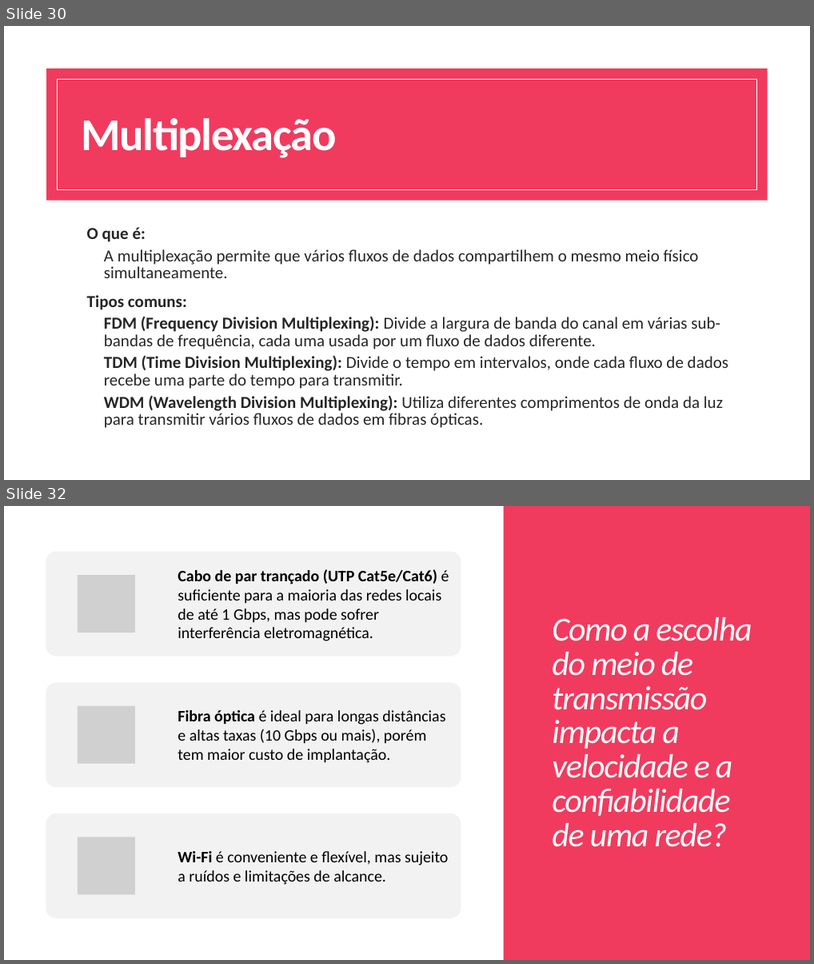
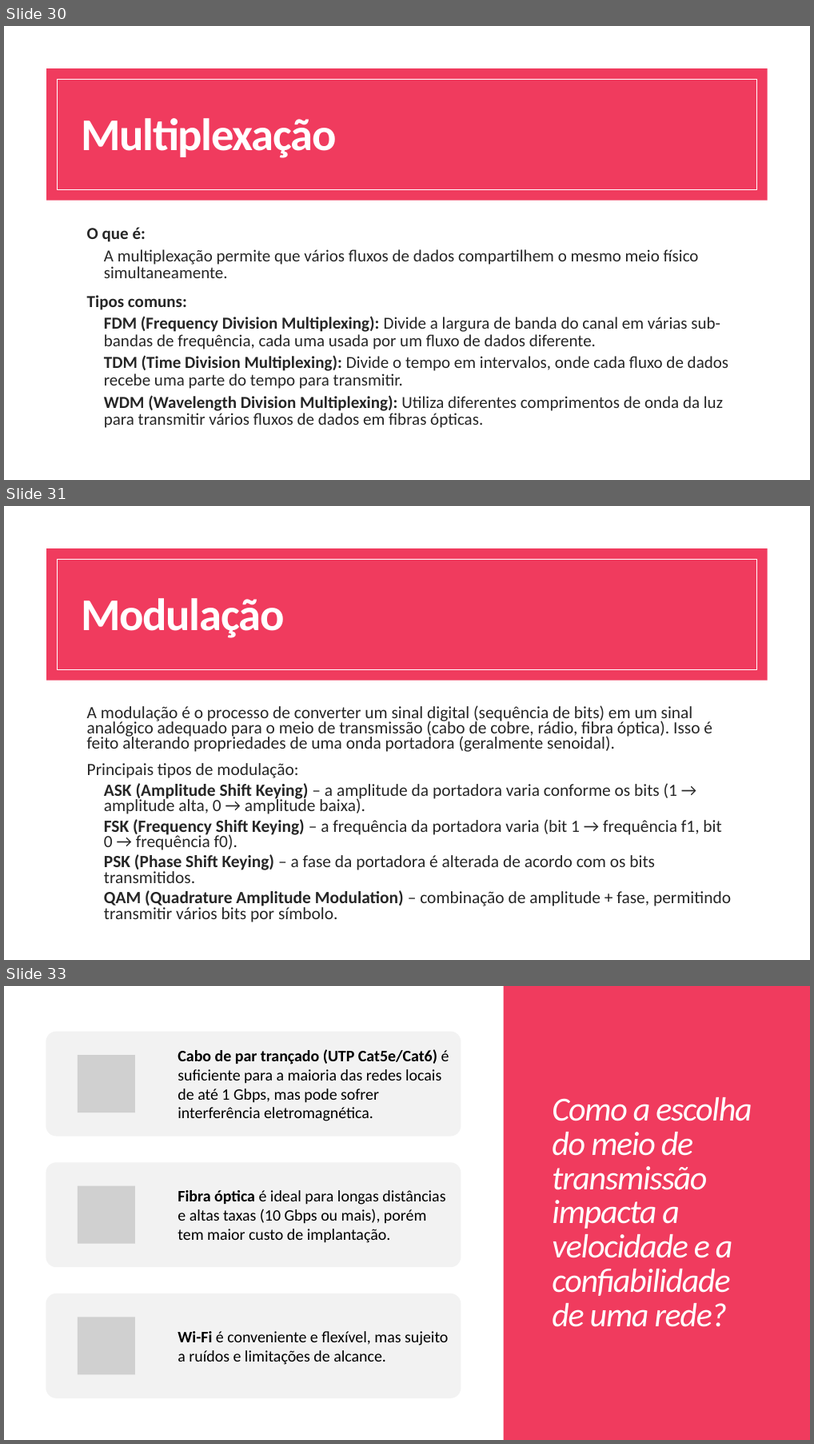
Before and after one commit to profAndreSouza/Material, a slide deck: Tecnologia da Informação e Conectividade/03-Camada Fisica.pptx. Shown one above the other, each under a label of ours: slides 30 and 32 before the commit, slides 30, 31 and 33 after it; the slides between them are not shown. The pictures are 814x964 and 814x1444 pixels, drawn with LibreOffice and Linux fonts; fonts in the diff are those of the drawing; grey boxes stand for pictures. Boxes give left, top, right and bottom in pixels: in the first picture for what was removed or moved away, otherwise in the second. Text is boxed around its words. In the diff, an @@ line names an element or a change of style, - is before the commit and + after.

```diff
--- a/Tecnologia da Informação e Conectividade/03-Camada Fisica.pptx
+++ b/Tecnologia da Informação e Conectividade/03-Camada Fisica.pptx
@@ slide 31 added at (4,506,810,960), background #FFFFFF @@
@@ rectangle added at (46,548,768,680), fill #F03B5E @@
@@ rectangle added at (58,560,757,669), outline #FFFFFF 1 pt @@
@@ title added at (81,598,285,638), 54 pt, text #FFFFFF, bold @@
+Modulação
@@ text added at (87,705,731,922), 20.4 pt, text #262626 @@
+  A modulação é o processo de converter um sinal digital (sequência de bits) em um sinal analógico adequado para o meio de transmissão (cabo de cobre, rádio, fibra óptica). Isso é feito alterando propriedades de uma onda portadora (geralmente senoidal).
+  Principais tipos de modulação:
+    ASK (Amplitude Shift Keying) – a amplitude da portadora varia conforme os bits (1 → amplitude alta, 0 → amplitude baixa).
+    FSK (Frequency Shift Keying) – a frequência da portadora varia (bit 1 → frequência f1, bit 0 → frequência f0).
+    PSK (Phase Shift Keying) – a fase da portadora é alterada de acordo com os bits transmitidos.
+    QAM (Quadrature Amplitude Modulation) – combinação de amplitude + fase, permitindo transmitir vários bits por símbolo.
@@ what was slide 32 is now slide 33 @@
```
Also in this commit, not shown: 1 slide changed.
